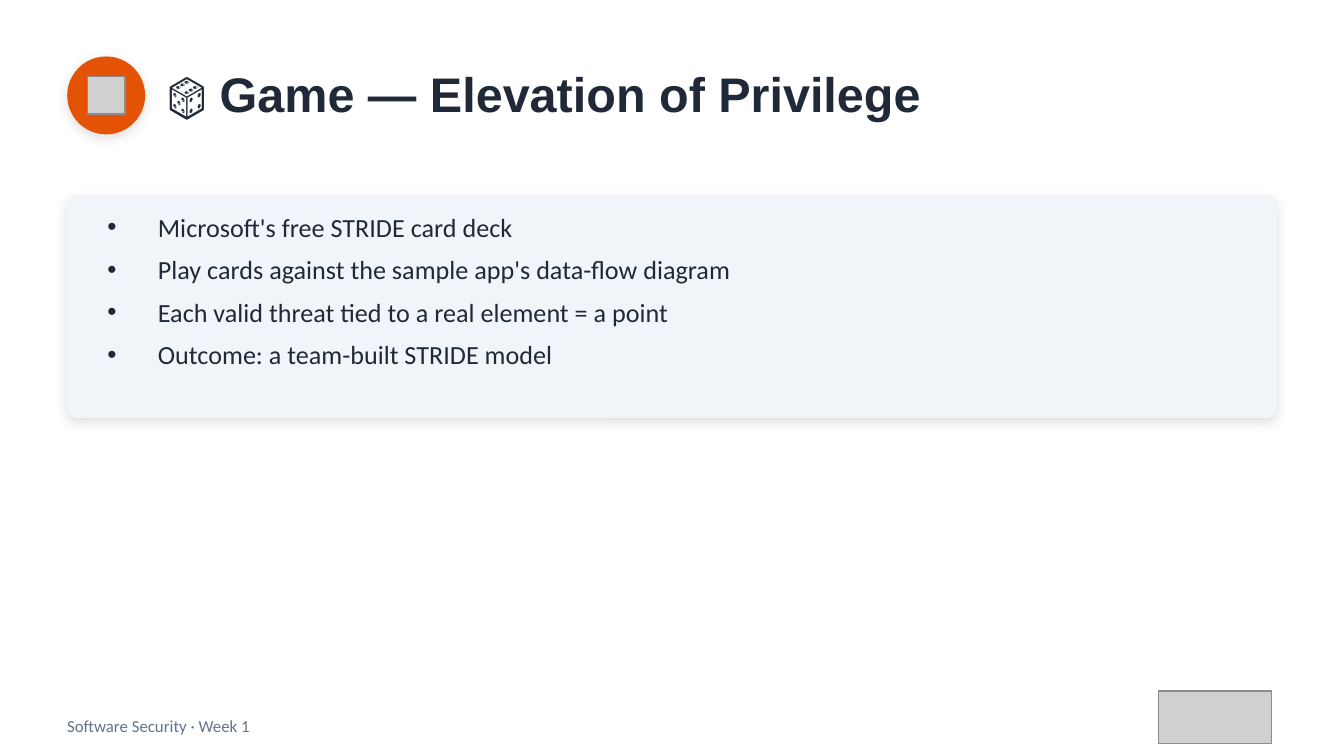
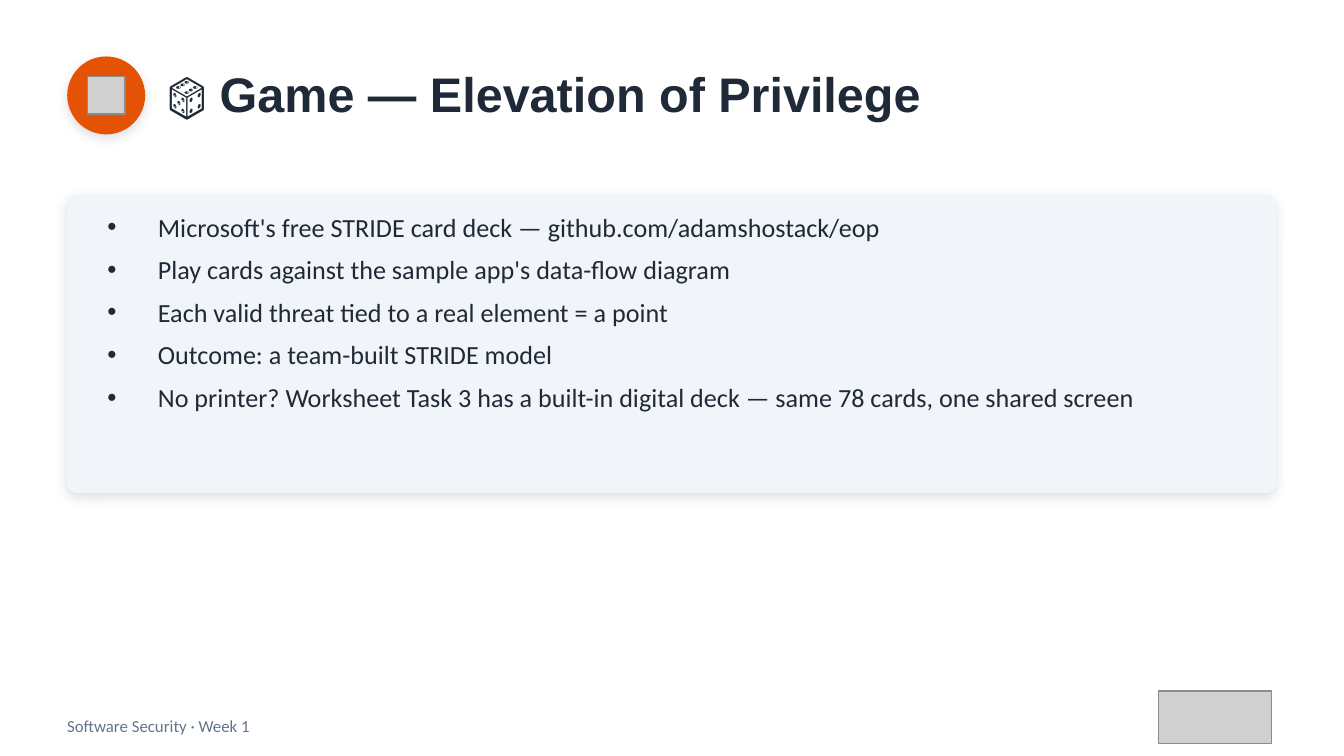
Before and after one commit to 6531503085Sutapat/software-security, a slide deck: slide 16 of slides/pptx/week01.pptx. Drawn at 1344x756 pixels with LibreOffice and Linux fonts; fonts in the diff are those of the drawing; grey boxes stand for pictures. Boxes give left, top, right and bottom in pixels: in the first picture for what was removed or moved away, otherwise in the second. Text is boxed around its words. In the diff, an @@ line names an element or a change of style, - is before the commit and + after.

```diff
--- a/slides/pptx/week01.pptx
+++ b/slides/pptx/week01.pptx
@@ rounded rectangle: place and size @@
-rounded rectangle at (67,195,1277,418)
+rounded rectangle at (67,195,1277,493)
@@ rounded rectangle at (67,195,1277,493): proportions changed @@
@@ text at (158,219,880,242): text changed @@
-• Microsoft's free STRIDE card deck
+• Microsoft's free STRIDE card deck — github.com/adamshostack/eop
@@ text at (158,389,1133,412): paragraph added @@
+• No printer? Worksheet Task 3 has a built-in digital deck — same 78 cards, one shared screen
```
Also in this commit, not shown: 4 other files.
